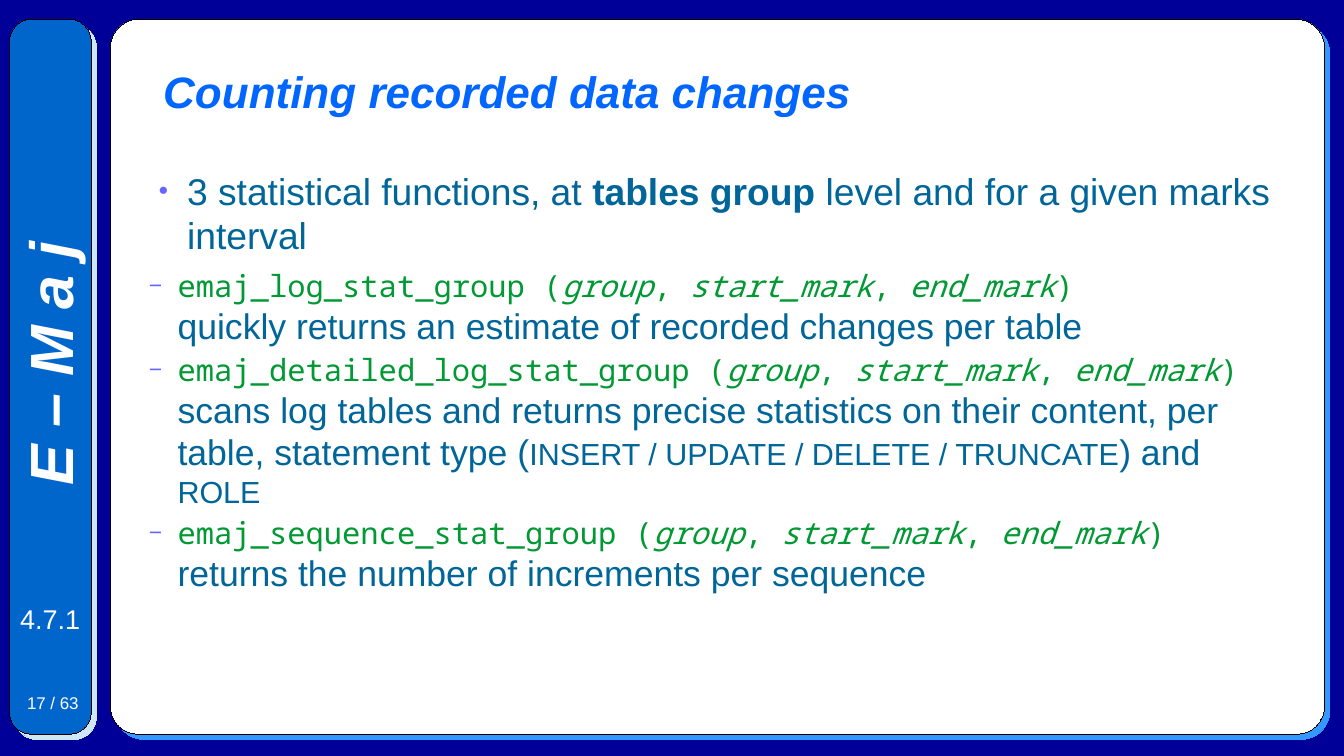
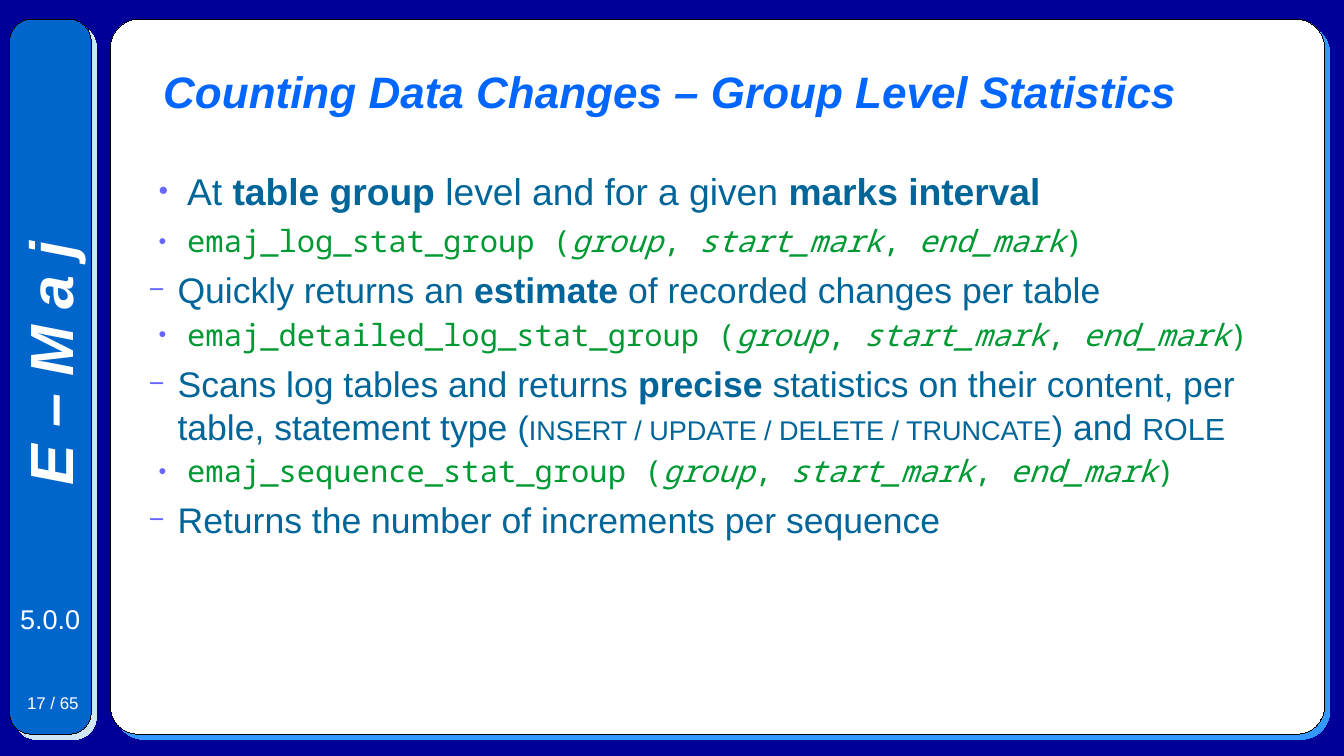
Before and after one commit to beaud76/emaj_doc, a slide deck: slide 17 of Emaj.devel_pres_en.odp. Drawn at 1344x756 pixels with LibreOffice and Linux fonts; fonts in the diff are those of the drawing. Boxes give left, top, right and bottom in pixels: in the first picture for what was removed or moved away, otherwise in the second. Text is boxed around its words. In the diff, an @@ line names an element or a change of style, - is before the commit and + after.

```diff
--- a/Emaj.devel_pres_en.odp
+++ b/Emaj.devel_pres_en.odp
@@ title at bbox=[163, 76, 1176, 117]: text changed @@
-Counting recorded data changes
+Counting Data Changes – Group Level Statistics
@@ text at bbox=[178, 178, 1234, 541]: text changed; size 18 to 21 pt @@
-● 3 statistical functions, at tables group level and for a given marks interval
-  − emaj_log_stat_group (group, start_mark, end_mark)
-    quickly returns an estimate of recorded changes per table
-  − emaj_detailed_log_stat_group (group, start_mark, end_mark)
-    scans log tables and returns precise statistics on their content, per table, statement type (INSERT / UPDATE / DELETE / TRUNCATE) and ROLE
-  − emaj_sequence_stat_group (group, start_mark, end_mark) returns the number of increments per sequence
+● At table group level and for a given marks interval
+● emaj_log_stat_group (group, start_mark, end_mark)
+  − Quickly returns an estimate of recorded changes per table
+● emaj_detailed_log_stat_group (group, start_mark, end_mark)
+  − Scans log tables and returns precise statistics on their content, per table, statement type (INSERT / UPDATE / DELETE / TRUNCATE) and ROLE
+● emaj_sequence_stat_group (group, start_mark, end_mark)
+  − Returns the number of increments per sequence
@@ text at bbox=[20, 610, 80, 630]: text changed @@
-4.7.1
+5.0.0
@@ page number at bbox=[27, 697, 79, 709]: text changed @@
-17 / 63
+17 / 65
```
Also in this commit, not shown: 60 other slides changed, 4 slides added, 2 slides removed, 7 other files.
